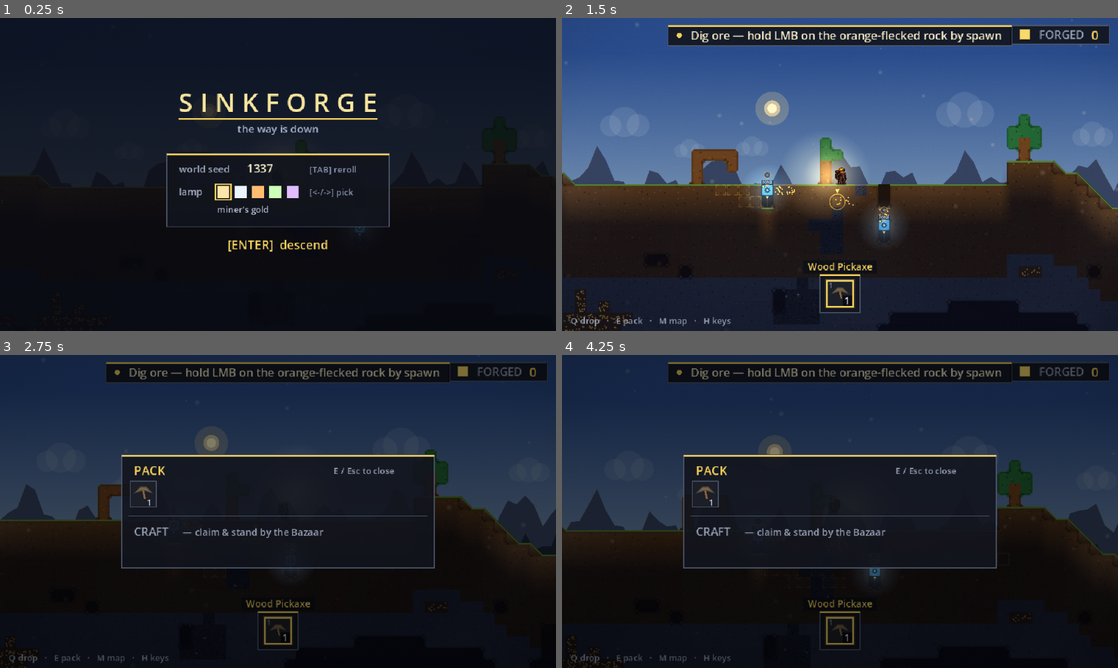
Above: before the commit, frames 1-4 (two rows, left to right).
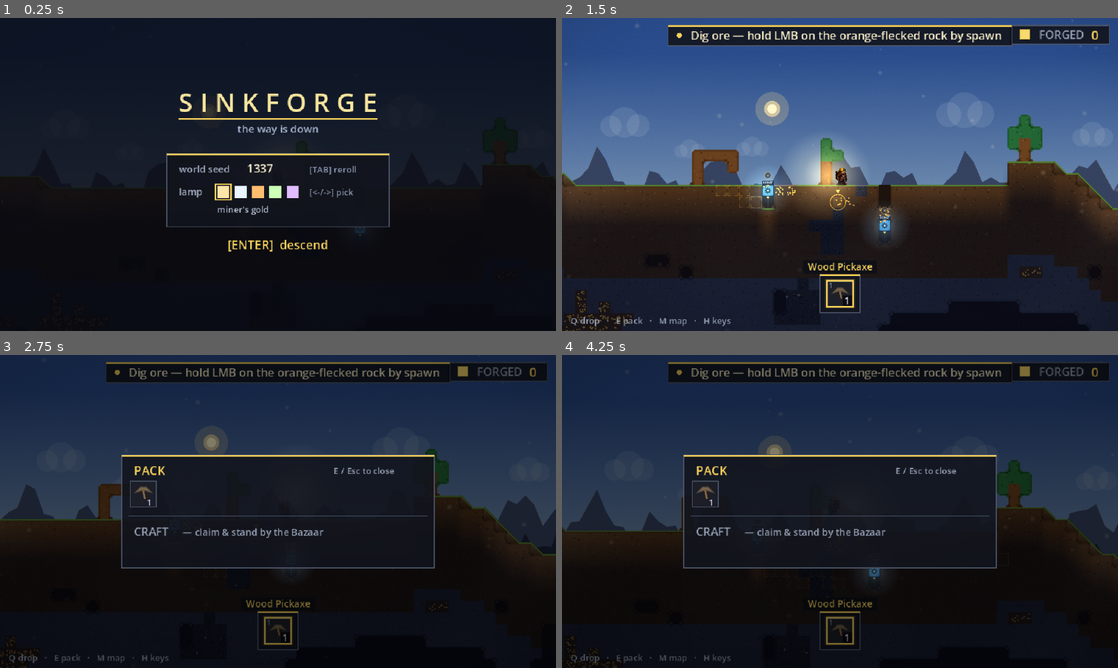
Above: after the commit, the same moments.

Repository: teohondascully/sinkforge
Game: Godot game, scene res://scenes/main.tscn
Two runs of this game, one before a commit and one after it. Both use one fixed random seed, a clock stepped at 60 frames per second and the inputs below.
Inputs (mouse positions are in pixels of both pictures, inside the frame that each line leads up to):
- Up to frame 1 (0.25 s): no input
- Up to frame 2 (1.5 s): tap Enter at 0.5 s; move the mouse to (962, 158) at 0.52 s; hold D (sf_right) 0.53-1.25 s; right-click (962, 158) at 0.6 s; click (962, 158) at 0.67 s; tap Space (sf_jump) at 0.77, 1.07 s; drag from (728, 190) to (812, 237) at 1.27 s
- Up to frame 3 (2.75 s): move the mouse to (333, 442) at 2.02 s; hold D (sf_right) from 2.03 s (still down); tap E (sf_craft) at 2.1 s
- Up to frame 4 (4.25 s): release D (sf_right) at 2.75 s; drag from (812, 574) to (673, 464) at 2.77 s; tap Space (sf_jump) at 3.5, 3.77, 4.07 s; move the mouse to (1006, 558) at 3.52 s; hold A (sf_left) from 3.53 s (still down); tap Mouse wheel up (sf_cycle_prev) at 3.6 s

The runs differ from the first frame. In frame 1, less than 0.1% of the frame differs, in the area x 64-65%, y 66-70%; in frame 2, 1.4%, in the area x 0-100%, y 9-100%; in frame 3, 0.2%; in frame 4, 0.2%.

Commit message:
Camera pixel-snap — terrain no longer shimmers/blurs while running (playtest fix)
Playtest: "the texture blurs while running, and the tests didn't catch it —
revamp the suite to catch these." The blur was sub-pixel camera jitter: the
built-in position_smoothing renders the camera at a fractional position, so
every terrain texel samples between screen pixels each frame → shimmer in motion.

The camera now smooths toward the body OURSELVES (same soft 8/s follow) and
rounds the RESULT to a whole screen pixel via MainView.snap_to_pixel — crisp
terrain, soft follow. It's top_level so we own its global position; a big jump
(spawn / F9 load / a teleport) SNAPS instead of panning across the world (also
keeps capture fixtures centred the instant they reposition the body).

Frame monitoring — TWO new tests for this class:
- check_pixel_snap (harness layer 16, headless): the snap MATH — a snapped
 position lands exactly on the pixel grid at every zoom; a sub-pixel nudge
 yields the SAME output (identical frame, no crawl); a full-pixel move DOES
 shift (real quantization).
- capture_pixel_snap (headed): the LIVE scene — walks the body for 28 frames
 and asserts the camera stays on the pixel grid EVERY frame (proves the wiring,
 grain-independent), and saves history/51-pixel-snap-run.png.

ALL 16 HARNESS LAYERS PASS.

Diff:
--- a/scenes/main.gd
+++ b/scenes/main.gd
@@ -61,6 +61,10 @@
 var sim: FactorySim
 var _player: Player
 var _camera: Camera2D
+## The camera's un-snapped follow position (smoothed toward the body each frame); the value ACTUALLY
+## assigned to the camera is snap_to_pixel'd off this, so motion stays soft but the render is crisp.
+var _cam_pos: Vector2 = Vector2.ZERO
+const CAMERA_FOLLOW_SPEED: float = 8.0   ## matches the old position_smoothing_speed (soft follow)
 var _renderer: WorldRenderer       ## the VIEW: all world-space drawing + lighting (we push it aim state)
 var _hud: Hud                      ## screen-space HUD (we push it objectives + the machine inspector)
 var _paused: bool = false
@@ -196,11 +200,16 @@
 	# Zoom: 0.7 frames the body as a readable character while keeping enough world to see a vertical
 	# chain (provisional — tuned by eye, see tools/capture_zoom.gd). Smaller = further out.
 	_camera.zoom = Vector2(_current_zoom(), _current_zoom())
-	_camera.position_smoothing_enabled = true
-	_camera.position_smoothing_speed = 8.0
+	# PIXEL-SNAP the follow (playtest: "texture blurs while running"). The built-in position_smoothing
+	# renders the camera at a fractional position, so every terrain texel samples between screen pixels
+	# each frame → shimmer/blur in motion. Instead we smooth toward the body OURSELVES (same soft feel)
+	# and round the RESULT to a whole screen pixel via snap_to_pixel — crisp terrain, soft follow. That
+	# needs top_level so we own the camera's global position outright, not the body's transform.
+	_camera.position_smoothing_enabled = false
+	_camera.top_level = true
 	# CENTERED on the body — no dead-zone. The avatar is the player's anchor and must always be the
 	# focal point; the old drag margins let it drift into a screen corner (and under the HUD), which read
-	# as "I can't find my character". Position smoothing alone eases the follow so motion stays soft.
+	# as "I can't find my character". Our manual smoothing eases the follow so motion stays soft.
 	_camera.drag_horizontal_enabled = false
 	_camera.drag_vertical_enabled = false
 	_camera.limit_left = 0
@@ -208,6 +217,8 @@
 	_camera.limit_right = int(WORLD_SIZE.x)
 	_camera.limit_bottom = int(WORLD_SIZE.y)
 	_player.add_child(_camera)
+	_cam_pos = _player.global_position
+	_camera.global_position = snap_to_pixel(_cam_pos, _current_zoom())
 	_camera.make_current()
 
 	var layer := CanvasLayer.new()
@@ -548,6 +559,16 @@
 	_update_mining(delta)  # refreshes _aim from the mouse
 	_update_bazaars(delta)
 	_update_juice(delta)
+	if _camera != null:
+		# Soft follow toward the body, then PIXEL-SNAP the render so the terrain doesn't shimmer in motion.
+		# A big jump (spawn / F9 load / a teleport) SNAPS instead of panning across the whole world — which
+		# also keeps capture fixtures centred the instant they reposition the body.
+		var target: Vector2 = _player.global_position
+		if _cam_pos.distance_to(target) > Hud.CANVAS.x / _current_zoom() * 0.5:
+			_cam_pos = target
+		else:
+			_cam_pos = _cam_pos.lerp(target, 1.0 - exp(-CAMERA_FOLLOW_SPEED * delta))
+		_camera.global_position = snap_to_pixel(_cam_pos, _current_zoom())
 	if _motes != null and _camera != null:
 		_motes.position = _camera.get_screen_center_position()  # keep the haze over the view
 	if _objectives != null:
@@ -1158,6 +1179,17 @@
 		if sim.collect_ground(c):
 			_particles.pop(_cell_center(c), Visuals.item_color(item))  # pickup pop
 			_sfx.play(&"pop", _cell_center(c), 1.0, -4.0)
+
+
+## Snap a world position so it lands on a whole SCREEN pixel at the given zoom — the pixel-art camera
+## fix (playtest: "texture blurs while running"). A fractional camera offset makes every terrain texel
+## sample between screen pixels each frame → shimmer/blur in motion. Rounding the camera to the
+## screen-pixel grid removes the sub-pixel jitter while the smoothing keeps the follow soft. Static +
+## pure so the harness (check_pixel_snap) can assert the grid alignment without a live scene.
+static func snap_to_pixel(world_pos: Vector2, zoom: float) -> Vector2:
+	if zoom <= 0.0:
+		return world_pos
+	return (world_pos * zoom).round() / zoom
 
 
 ## The active camera zoom level (Z cycles the index). Read everywhere the view-size matters.
--- /dev/null
+++ b/tools/check_pixel_snap.gd
@@ -0,0 +1,70 @@
+extends SceneTree
+
+## Harness layer — the CAMERA PIXEL-SNAP contract (playtest: "the texture blurs while running, and the
+## tests didn't catch it"). The blur is sub-pixel camera jitter: a fractional camera offset makes every
+## terrain texel sample between screen pixels each frame. The fix rounds the camera to the screen-pixel
+## grid (MainView.snap_to_pixel). This proves that logic so a future camera refactor can't quietly
+## reintroduce the shimmer:
+##   - a snapped position lands EXACTLY on the screen-pixel grid (snap*zoom is integer) at every zoom
+##   - a sub-pixel nudge of the follow target yields the SAME snapped output → identical frame → no crawl
+##   - the snap never moves the camera more than half a screen-pixel from the true position
+## (The end-to-end frame-diff — render twice, assert identical terrain — lives in the headed fixture
+## tools/capture_pixel_snap.gd, which also saves the screenshot; rendering needs a real GPU context.)
+##   godot --headless --path . --script res://tools/check_pixel_snap.gd
+
+var _failures: int = 0
+
+
+func _check(cond: bool, label: String) -> void:
+	if cond:
+		print("  PASS: %s" % label)
+	else:
+		_failures += 1
+		printerr("  FAIL: %s" % label)
+
+
+func _initialize() -> void:
+	print("== pixel-snap check ==")
+	# Every zoom the game actually uses, plus a couple of awkward fractionals.
+	var zooms: Array[float] = [0.42, 0.6, 0.85, 1.0, 0.333333]
+	var samples: Array[Vector2] = [
+		Vector2(0.0, 0.0), Vector2(100.3, 240.7), Vector2(-55.9, 12.1),
+		Vector2(1234.56, 789.01), Vector2(0.49, 0.51),
+	]
+	for z: float in zooms:
+		for p: Vector2 in samples:
+			var s: Vector2 = MainView.snap_to_pixel(p, z)
+			# 1) grid-aligned: s*z must be whole screen pixels (no sub-pixel offset → no shimmer)
+			var screen: Vector2 = s * z
+			var off: float = maxf(absf(screen.x - roundf(screen.x)), absf(screen.y - roundf(screen.y)))
+			_check(off < 1.0e-4, "z=%.3f p=%s → grid-aligned (off=%.2e)" % [z, str(p), off])
+			# 3) never more than half a screen pixel from the true position
+			var world_px: float = 1.0 / z
+			_check(s.distance_to(p) <= world_px * 0.75,
+				"z=%.3f p=%s → snap stays within a pixel (moved %.3f, px=%.3f)"
+				% [z, str(p), s.distance_to(p), world_px])
+
+	# 2) QUANTIZATION: two follow targets inside the same screen-pixel cell snap to the SAME output, so a
+	# sub-pixel camera nudge renders an identical frame (this is exactly the "no crawl while running" fix).
+	var z2: float = 0.42
+	var base := Vector2(500.0, 300.0)
+	var base_snapped: Vector2 = MainView.snap_to_pixel(base, z2)
+	var nudge: float = 0.4 / z2 * 0.5    # under half a screen pixel in world units
+	for dx: float in [-nudge, 0.0, nudge]:
+		for dy: float in [-nudge, 0.0, nudge]:
+			var s2: Vector2 = MainView.snap_to_pixel(base + Vector2(dx, dy), z2)
+			_check(s2.is_equal_approx(base_snapped),
+				"sub-pixel nudge (%.3f,%.3f) → identical snapped frame" % [dx, dy])
+	# crossing a FULL screen pixel DOES move (proving it's real quantization, not a constant)
+	var moved: Vector2 = MainView.snap_to_pixel(base + Vector2(1.0 / z2, 0.0), z2)
+	_check(not moved.is_equal_approx(base_snapped), "a full-pixel move DOES shift (quantized, not frozen)")
+
+	# 4) zero-zoom guard (never divide by zero)
+	_check(MainView.snap_to_pixel(base, 0.0) == base, "zoom 0 is a safe no-op")
+
+	if _failures == 0:
+		print("PIXEL SNAP OK")
+		quit(0)
+	else:
+		printerr("%d FAILURE(S)" % _failures)
+		quit(1)
Not shown, changed: tools/run_harness.sh
